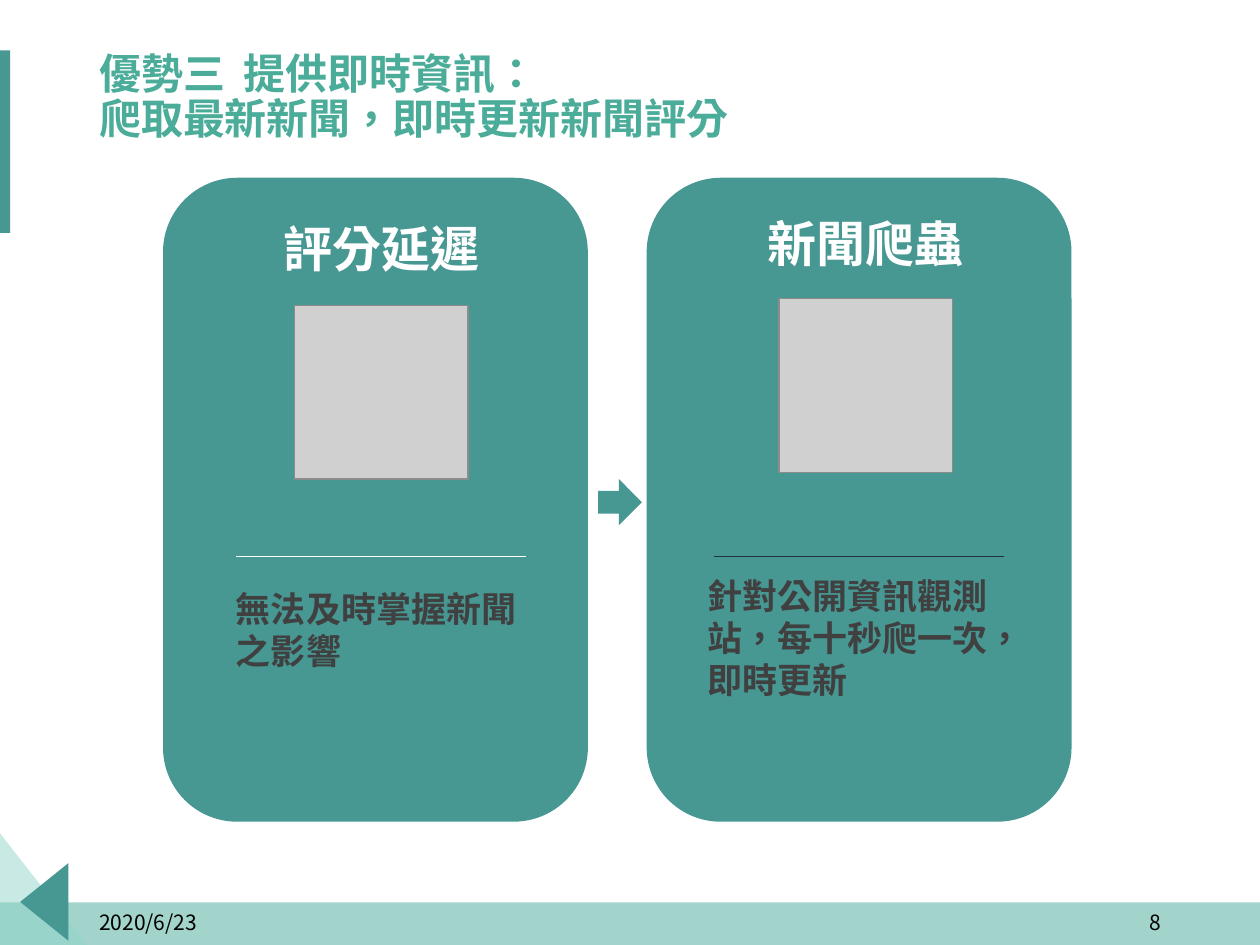
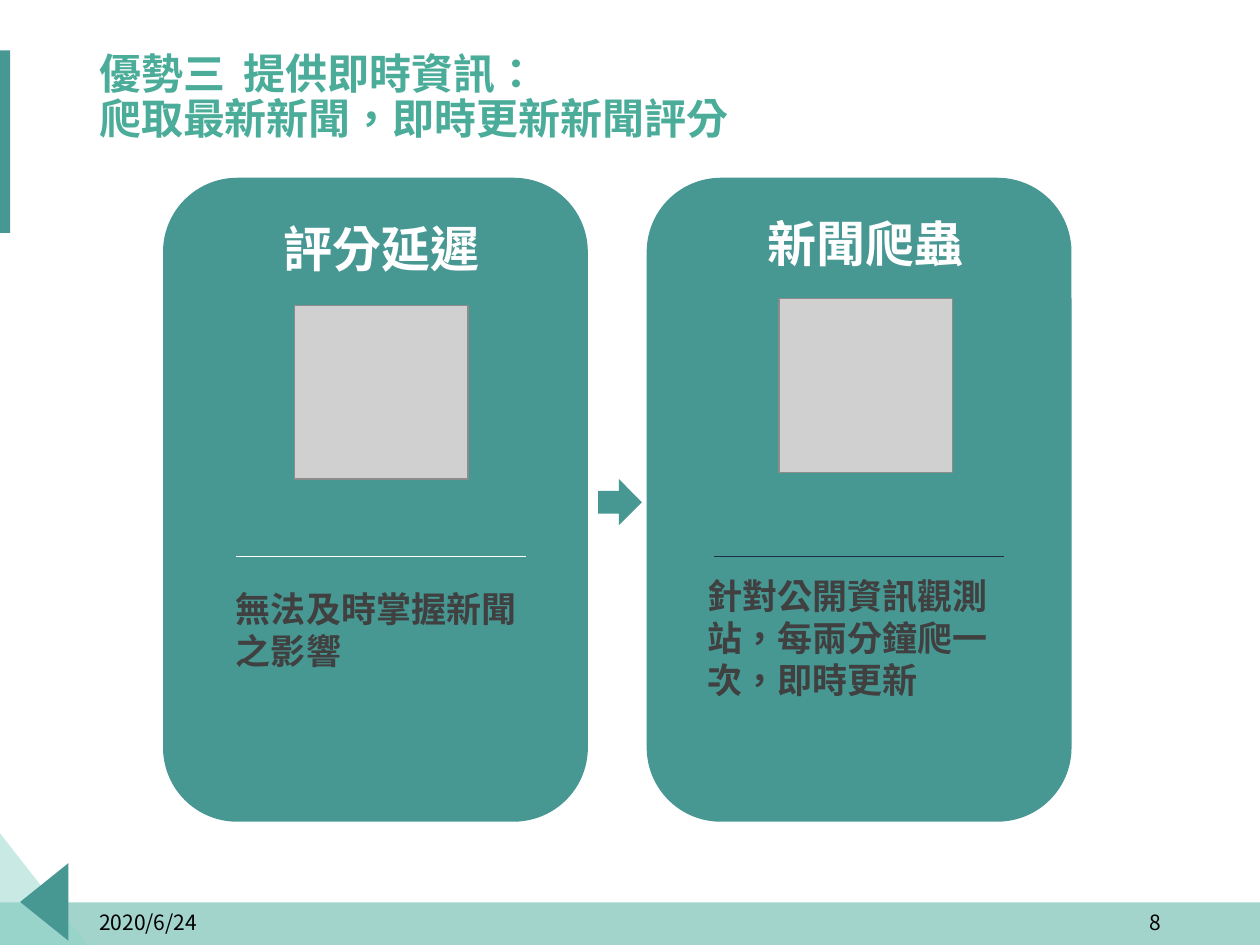
Before and after one commit to p314008dsa/Text-mining, a slide deck: slide 8 of 報告擋/玉山_題目一_組別二.pptx. Drawn at 1260x945 pixels with LibreOffice and Linux fonts; fonts in the diff are those of the drawing; grey boxes stand for pictures; background and template pictures are left out. Boxes give left, top, right and bottom in pixels: in the first picture for what was removed or moved away, otherwise in the second. Text is boxed around its words. In the diff, an @@ line names an element or a change of style, - is before the commit and + after.

Commit message:
PPT與主程式更新

```diff
--- a/報告擋/玉山_題目一_組別二.pptx
+++ b/報告擋/玉山_題目一_組別二.pptx
@@ text at (707,579,987,696): text changed @@
-針對公開資訊觀測站，每十秒爬一次，即時更新
+針對公開資訊觀測站，每兩分鐘爬一次，即時更新
@@ text at (99,913,197,934): text changed @@
-2020/6/23
+2020/6/24
```
Also in this commit, not shown: 36 other slides changed, 1 slide added, 29 other files.
